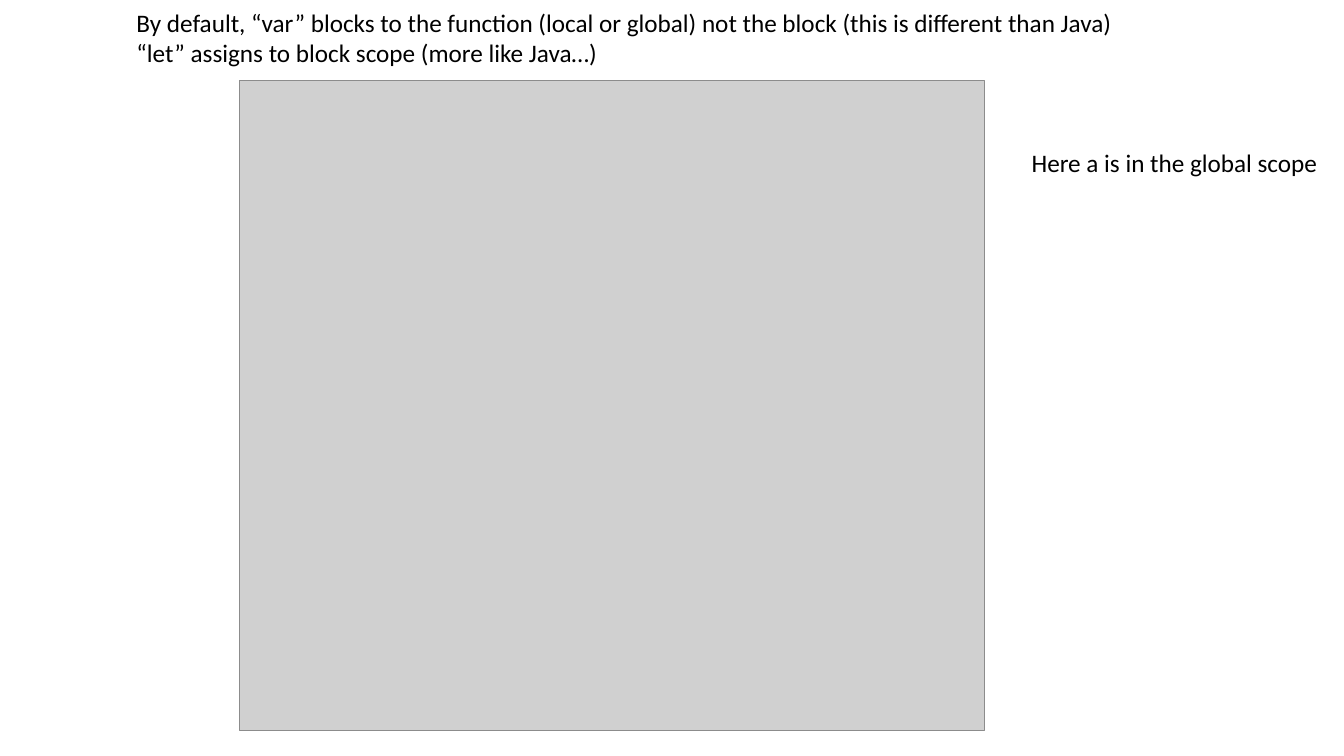
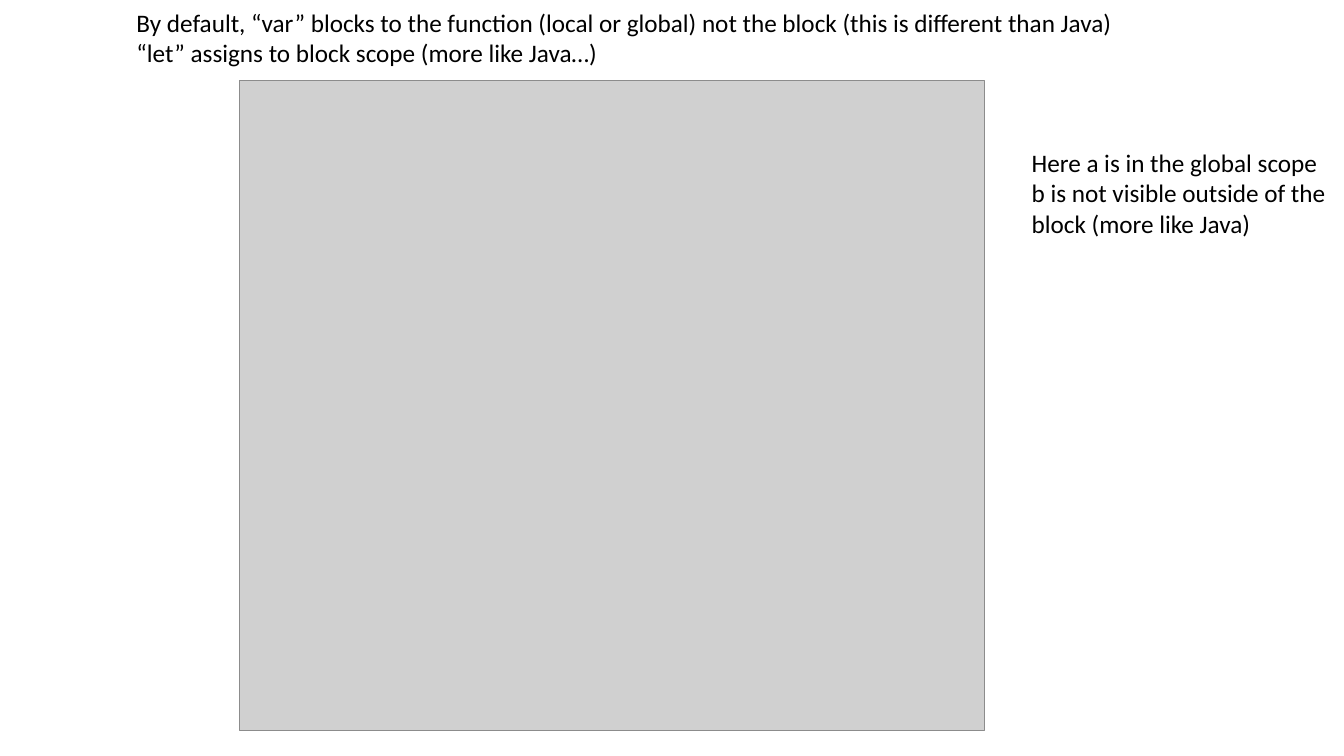
Before and after one commit to fodorclasses/fodorclasses.github.io, a slide deck: slide 7 of classes/prog2022/Prog3-Lecture25.pptx. Drawn at 1344x756 pixels with LibreOffice and Linux fonts; fonts in the diff are those of the drawing; grey boxes stand for pictures. Boxes give left, top, right and bottom in pixels: in the first picture for what was removed or moved away, otherwise in the second. Text is boxed around its words. In the diff, an @@ line names an element or a change of style, - is before the commit and + after.

```diff
--- a/classes/prog2022/Prog3-Lecture25.pptx
+++ b/classes/prog2022/Prog3-Lecture25.pptx
@@ text at (1032, 184, 1325, 237): paragraphs added @@
+b is not visible outside of the
+block (more like Java)
```
Also in this commit, not shown: 2 other slides changed.
